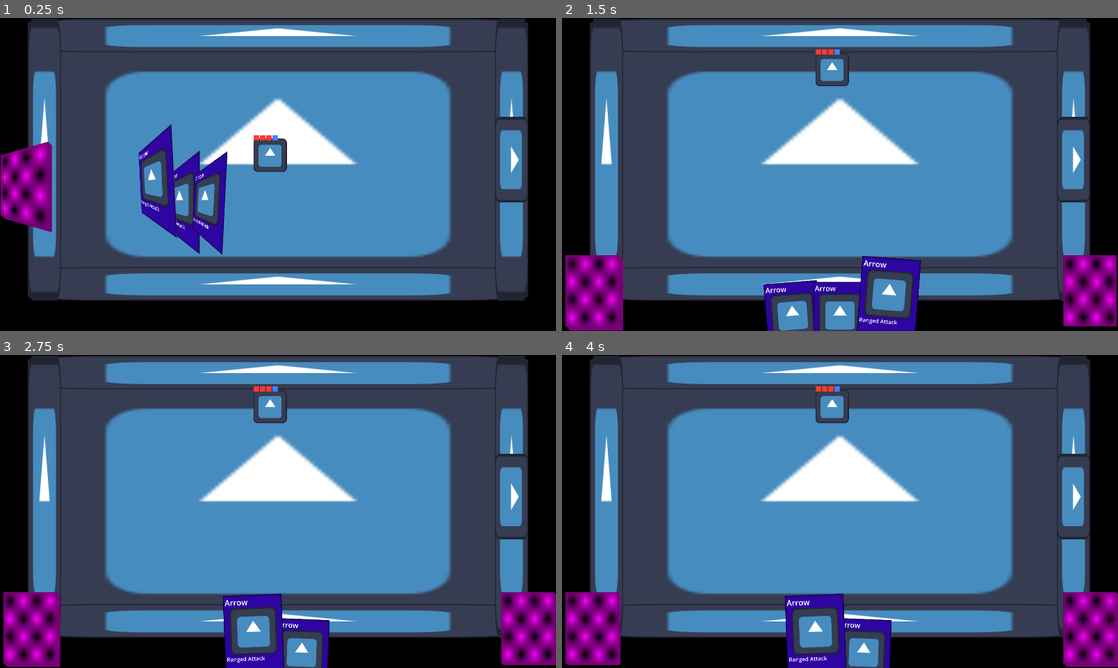
Above: before the commit, frames 1-4 (two rows, left to right).
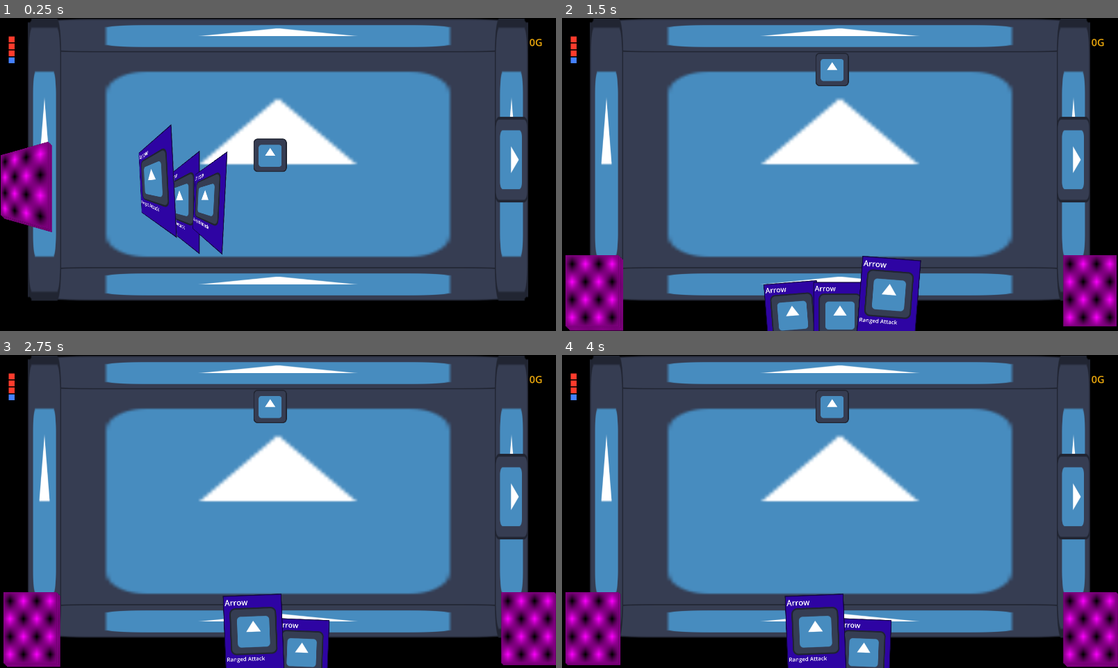
Above: after the commit, the same moments.

Repository: MamaDespik/GGJ-1
Game: Godot game, scene res://game.tscn
Same seed, same stepped clock (60 frames per second), same inputs: the game is played once before the commit and once after it. The engine's default icon, where the game draws it, is replaced by a stand-in: a white triangle on a blue panel in a dark square. Sound files missing from this copy of the repository are replaced by a short silence.
Inputs (mouse positions are in pixels of both pictures, inside the frame that each line leads up to):
- Up to frame 1 (0.25 s): no input
- Up to frame 2 (1.5 s): move the mouse to (867, 174) at 0.52 s; press the mouse at (867, 174) at 0.53 s; hold W (move_up) from 0.53 s (still down); move the mouse to (812, 174) at 1.27 s; release the mouse at (812, 174) at 1.28 s; tap Mouse wheel up (change_highlight_left) at 1.35 s
- Up to frame 3 (2.75 s): keep holding W (move_up); click (250, 511) at 1.55 s; move the mouse to (289, 505) at 2.02 s; hold Mouse wheel down (change_highlight_right) from 2.03 s (still down); click (289, 505) at 2.3 s
- Up to frame 4 (4 s): keep holding W (move_up); move the mouse to (834, 517) at 2.77 s; release Mouse wheel down (change_highlight_right) at 2.78 s; click (834, 517) at 2.85 s; move the mouse to (878, 514) at 3.52 s; press the mouse at (878, 514) at 3.53 s

The runs differ from the first frame. In frame 1, 0.2% of the frame differs, in the area x 1-98%, y 5-40%; in frame 2, 0.2%; in frame 3, 0.2%; in frame 4, 0.2%.

Commit message:
HUD Elements

Diff:
--- a/godovelopment-game-jam-1/Drops/drop.gd
+++ b/godovelopment-game-jam-1/Drops/drop.gd
@@ -3,6 +3,7 @@
 
 @export var drop_name:String
 @export_multiline var drop_description:String
+@export var is_relic:bool = false
 @export var sfx_stream:AudioStream
 
 var should_scatter:bool = true
--- /dev/null
+++ b/godovelopment-game-jam-1/Drops/relic_drop.tscn
@@ -0,0 +1,6 @@
+[gd_scene load_steps=2 format=3 uid="uid://dfkpnhx8gdug0"]
+
+[ext_resource type="PackedScene" uid="uid://c64bwlyjadvwx" path="res://Drops/drop.tscn" id="1_l78g2"]
+
+[node name="RelicDrop" instance=ExtResource("1_l78g2")]
+is_relic = true
--- a/godovelopment-game-jam-1/Levels/item_pedestal.gd
+++ b/godovelopment-game-jam-1/Levels/item_pedestal.gd
@@ -23,6 +23,8 @@
 		if ready_to_buy and is_instance_valid(item):
 			if player.gold_count >= cost:
 				player.gold_count -= cost
+				if item.is_relic:
+					player.get_relic(item)
 				item.use(player)
 				if replaceable: add_item()
 				else: purchase_label.hide()
--- a/godovelopment-game-jam-1/Levels/shop_room.tscn
+++ b/godovelopment-game-jam-1/Levels/shop_room.tscn
@@ -3,7 +3,7 @@
 [ext_resource type="PackedScene" uid="uid://c3fjcfs40yx3u" path="res://Levels/room.tscn" id="1_rex1t"]
 [ext_resource type="Script" uid="uid://bbtm63rc70r3i" path="res://Levels/shop_room.gd" id="2_bkljo"]
 [ext_resource type="Texture2D" uid="uid://thnj12t7c3yd" path="res://Assets/icon.svg" id="3_4ryim"]
-[ext_resource type="PackedScene" uid="uid://c64bwlyjadvwx" path="res://Drops/drop.tscn" id="3_ym2sa"]
+[ext_resource type="PackedScene" uid="uid://dfkpnhx8gdug0" path="res://Drops/relic_drop.tscn" id="3_qt6ip"]
 [ext_resource type="PackedScene" uid="uid://bgb536ilpkcd4" path="res://Levels/item_pedestal.tscn" id="4_5pmfr"]
 [ext_resource type="PackedScene" uid="uid://u16bqjtub8x" path="res://Drops/heart_drop.tscn" id="5_ym2sa"]
 [ext_resource type="PackedScene" uid="uid://cqmtr2xjgp8eu" path="res://Drops/shield_drop.tscn" id="6_qt6ip"]
@@ -27,7 +27,7 @@
 
 [node name="ShopRoom" instance=ExtResource("1_rex1t")]
 script = ExtResource("2_bkljo")
-relic_scenes = Array[PackedScene]([ExtResource("3_ym2sa")])
+relic_scenes = Array[PackedScene]([ExtResource("3_qt6ip")])
 removal_cost = 5
 
 [node name="ShopExit" type="Node2D" parent="." index="11"]
--- a/godovelopment-game-jam-1/Modules/health_module.tscn
+++ b/godovelopment-game-jam-1/Modules/health_module.tscn
@@ -21,7 +21,7 @@
 layout_mode = 2
 size_flags_horizontal = 0
 size_flags_vertical = 0
-color = Color(0, 0, 0, 1)
+color = Color(0.233925, 0.233925, 0.233925, 1)
 
 [node name="HealthDisplay" type="HBoxContainer" parent="."]
 layout_mode = 2
--- a/godovelopment-game-jam-1/Player/player.gd
+++ b/godovelopment-game-jam-1/Player/player.gd
@@ -2,7 +2,10 @@
 class_name Player
 
 @export var movement : PlayerMovementData
-@export var gold_count:int = 0
+@export var gold_count:int = 0:
+	set(value):
+		gold_count = value
+		new_gold_count.emit(gold_count)
 
 var direction:int
 var movement_disabled:int = 0
@@ -18,6 +21,9 @@
 @onready var shield_module: ShieldModule = $HealthModule/ShieldModule
 @onready var card_actions: Node2D = $CardActions
 @onready var invincibility_timer: Timer = $InvincibilityTimer
+
+signal new_gold_count(int)
+signal got_relic(Drop)
 
 func _ready():
 	state_machine.init(self)
@@ -68,6 +74,10 @@
 	invincibility_timer.stop()
 	return
 
+func get_relic(relic:Drop):
+	got_relic.emit(relic)
+	return
+
 func _on_animation_player_current_animation_changed(_animation_name: String) -> void:
 	#print("Animation Started: ", animation_name)
 	return
--- a/godovelopment-game-jam-1/UI/hud.tscn
+++ /dev/null
@@ -1,9 +0,0 @@
-[gd_scene format=3 uid="uid://dwfr7funf33cf"]
-
-[node name="HUD" type="Control"]
-layout_mode = 3
-anchors_preset = 15
-anchor_right = 1.0
-anchor_bottom = 1.0
-grow_horizontal = 2
-grow_vertical = 2
--- a/godovelopment-game-jam-1/game.gd
+++ b/godovelopment-game-jam-1/game.gd
@@ -6,13 +6,22 @@
 var current_region:Region
 var current_floor:Floor
 
-@onready var player = %Player
+@onready var player:Player = %Player
 @onready var floor_container = %FloorContainer
 @onready var cards_container: CardsContainer = $CardsContainer
 @onready var fader: ColorRect = $Fader
+@onready var health_display: Control = $HealthDisplay
+@onready var gold_label: Label = %GoldLabel
+@onready var relic_container: VBoxContainer = %RelicContainer
 
 func _ready():
 	Input.mouse_mode = Input.MOUSE_MODE_CAPTURED
+	player.health_module.reparent(health_display)
+	player.health_module.rotation += PI/2
+	player.health_module.position = Vector2(0,0)
+	player.new_gold_count.connect(_on_player_new_gold_count)
+	player.got_relic.connect(_on_player_got_relic)
+	player.gold_count = 0
 	current_region = region_scenes.pop_front().instantiate()
 	get_next_floor()
 	return
@@ -74,7 +83,6 @@
 	tween.tween_callback(get_next_floor)
 	tween.tween_property(player, "position", Vector2(960, 540), 0).set_delay(1)
 	tween.tween_property(fader, "color", Color(0,0,0,0), .5)
-	#get_next_floor()
 	return
 
 func _on_floor_start_choice():
@@ -84,3 +92,12 @@
 	tween.tween_callback(clear_hand)
 	tween.tween_callback(current_floor.card_picker.pick_cards)
 	return
+
+func _on_player_new_gold_count(gold:int):
+	gold_label.text = str(gold) + "G"
+	return
+func _on_player_got_relic(relic:Drop):
+	var holder:TextureRect = TextureRect.new()
+	holder.texture = relic.sprite_2d.texture
+	relic_container.add_child(holder)
+	return
--- a/godovelopment-game-jam-1/game.tscn
+++ b/godovelopment-game-jam-1/game.tscn
@@ -1,10 +1,14 @@
-[gd_scene load_steps=6 format=3 uid="uid://dtvo3xb400mmk"]
+[gd_scene load_steps=7 format=3 uid="uid://dtvo3xb400mmk"]
 
 [ext_resource type="Script" uid="uid://dv1yhjlodh2ym" path="res://game.gd" id="1_7jktm"]
 [ext_resource type="PackedScene" uid="uid://bdsd8f3b74trc" path="res://Levels/region.tscn" id="2_7jktm"]
 [ext_resource type="PackedScene" uid="uid://cnphch8ulvp8p" path="res://Player/player.tscn" id="2_fc0e3"]
 [ext_resource type="PackedScene" uid="uid://qtxlhtingap8" path="res://Cards/CardsContainer.tscn" id="3_7jktm"]
 [ext_resource type="PackedScene" uid="uid://dj1i8bggqvye2" path="res://test_deck.tscn" id="4_fc0e3"]
+
+[sub_resource type="LabelSettings" id="LabelSettings_7jktm"]
+font_size = 35
+font_color = Color(0.9375, 0.668501, 0.0476074, 1)
 
 [node name="Game" type="Node2D"]
 script = ExtResource("1_7jktm")
@@ -46,7 +50,50 @@
 [node name="TestDeck" parent="CardsContainer" instance=ExtResource("4_fc0e3")]
 position = Vector2(2, 0)
 
+[node name="HealthDisplay" type="Control" parent="."]
+layout_mode = 3
+anchors_preset = 0
+offset_left = 50.0
+offset_top = 64.0
+offset_right = 90.0
+offset_bottom = 104.0
+
+[node name="GoldDisplay" type="Control" parent="."]
+layout_mode = 3
+anchors_preset = 0
+offset_left = 1800.0
+offset_top = 64.0
+offset_right = 1840.0
+offset_bottom = 104.0
+
+[node name="GoldLabel" type="Label" parent="GoldDisplay"]
+unique_name_in_owner = true
+layout_mode = 0
+offset_left = 28.0
+offset_top = -5.0
+offset_right = 103.0
+offset_bottom = 50.0
+text = "000G"
+label_settings = SubResource("LabelSettings_7jktm")
+
+[node name="RelicDisplay" type="Control" parent="."]
+layout_mode = 3
+anchors_preset = 0
+offset_left = 1800.0
+offset_top = 160.0
+offset_right = 1840.0
+offset_bottom = 200.0
+
+[node name="RelicContainer" type="VBoxContainer" parent="RelicDisplay"]
+unique_name_in_owner = true
+layout_mode = 0
+offset_left = 29.0
+offset_right = 69.0
+offset_bottom = 40.0
+
 [node name="Fader" type="ColorRect" parent="."]
 custom_minimum_size = Vector2(1920, 1080)
+offset_right = 1920.0
+offset_bottom = 1080.0
 mouse_filter = 2
 color = Color(0, 0, 0, 0)
